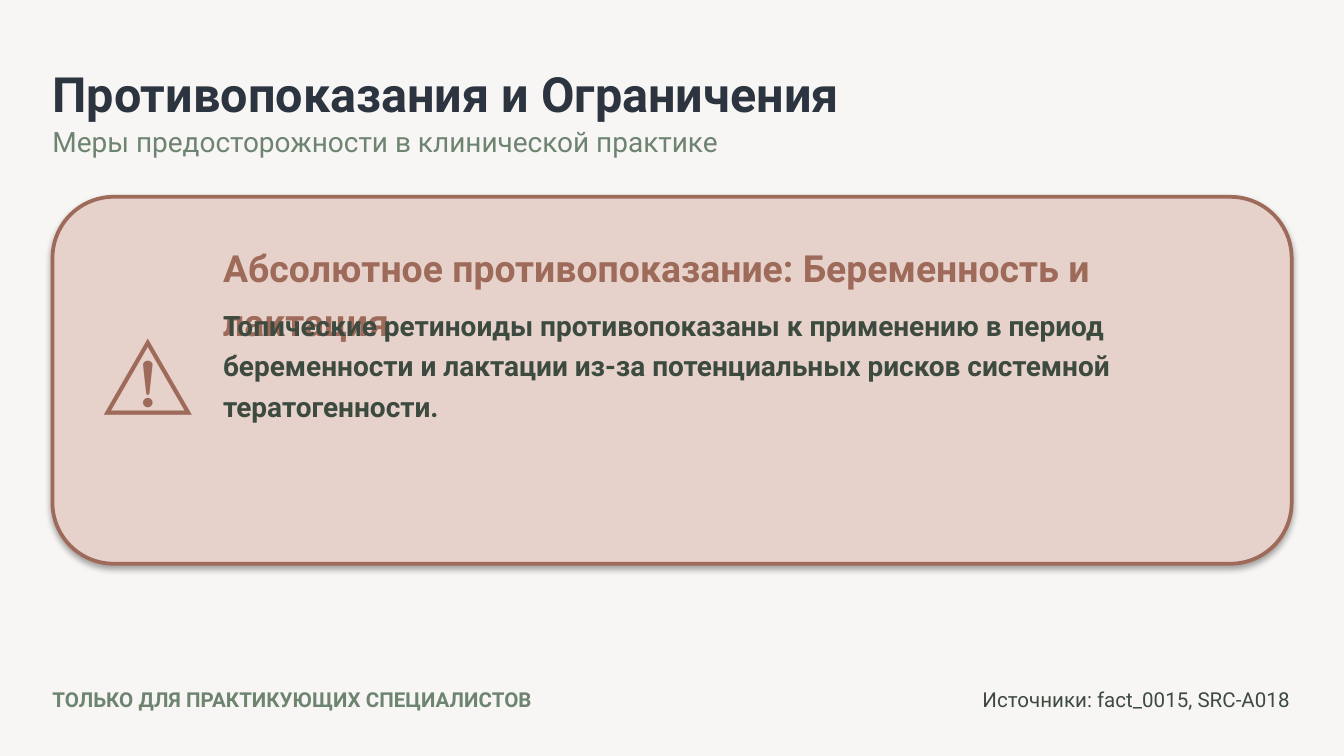
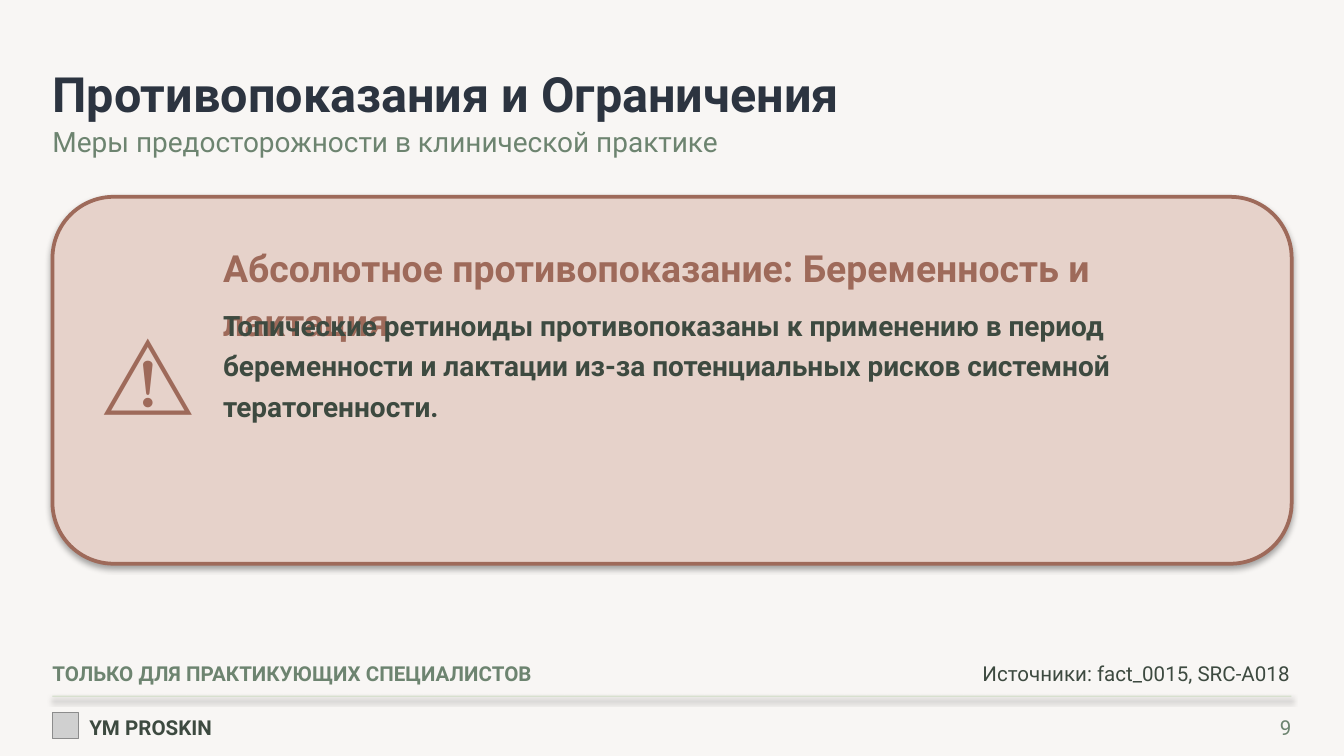
Before and after one commit to egregie/di_ko, a slide deck: slide 9 of 06_render/out/deck_retinoids_v2.pptx. Drawn at 1344x756 pixels with LibreOffice and Linux fonts; fonts in the diff are those of the drawing; grey boxes stand for pictures. Boxes give left, top, right and bottom in pixels: in the first picture for what was removed or moved away, otherwise in the second. Text is boxed around its words. In the diff, an @@ line names an element or a change of style, - is before the commit and + after.

```diff
--- a/06_render/out/deck_retinoids_v2.pptx
+++ b/06_render/out/deck_retinoids_v2.pptx
@@ text "ТОЛЬКО ДЛЯ ПРАКТИКУЮЩИХ СПЕЦИАЛИСТОВ": place and size @@
-text "ТОЛЬКО ДЛЯ ПРАКТИКУЮЩИХ СПЕЦИАЛИСТОВ" at <box>52,692,532,711</box>
+text "ТОЛЬКО ДЛЯ ПРАКТИКУЮЩИХ СПЕЦИАЛИСТОВ" at <box>52,666,532,685</box>
@@ text "Источники: fact_0015, SRC-A018": place and size @@
-text "Источники: fact_0015, SRC-A018" at <box>982,691,1290,710</box>
+text "Источники: fact_0015, SRC-A018" at <box>982,665,1290,684</box>
@@ rectangle added at <box>52,696,1292,698</box>, fill #D7E0CE @@
@@ picture added at <box>52,712,79,739</box> @@
@@ text added at <box>89,720,212,735</box>, 11 pt, text #3D4A40, bold @@
+YM PROSKIN
@@ text added at <box>1280,720,1292,735</box>, 11 pt, text #6D8470 @@
+9
```
Also in this commit, not shown: 9 other slides changed, 21 other files.
